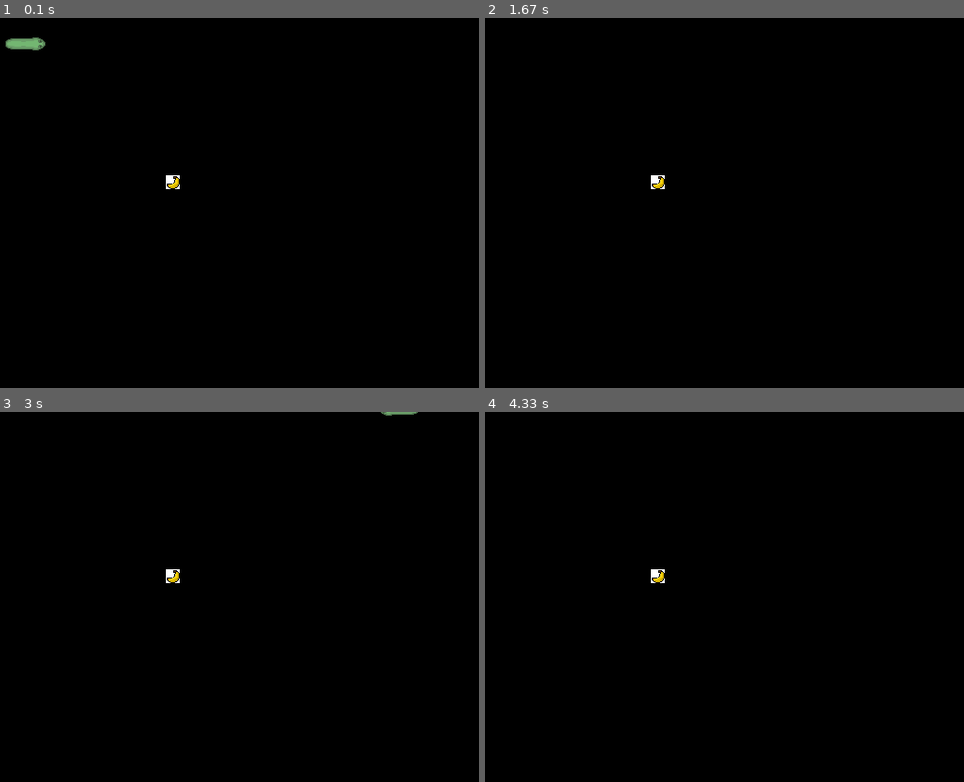
Above: before the commit, frames 1-4 (two rows, left to right).
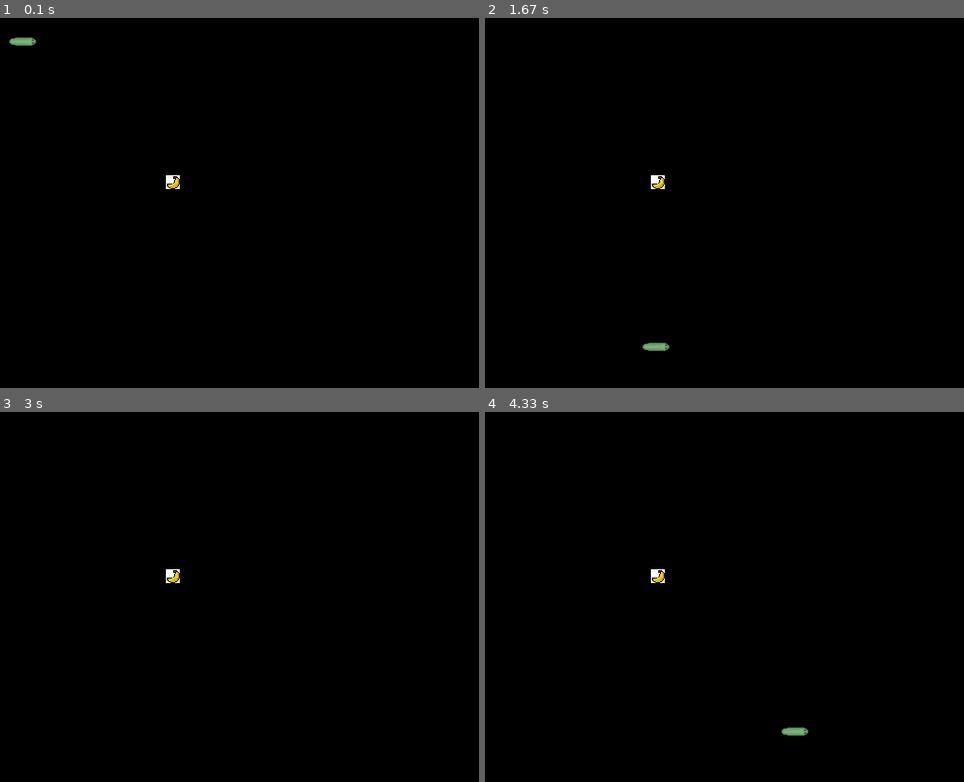
Above: after the commit, the same moments.

Repository: luciusvinicius/tpj_96123
Game: pygame game, started from p3 - snake/main.py
The game is run twice, just before and just after one commit, with the same random seed, the same clock (stepped at 60 frames per second) and the same inputs.
Inputs:
- Up to frame 1 (0.1 s): no input
- Up to frame 2 (1.67 s): hold D 0.33-0.8 s; hold W 0.83-1.3 s; hold D from 1.33 s (still down)
- Up to frame 3 (3 s): release D at 1.8 s; hold S 2.4-2.7 s; hold A from 2.73 s (still down)
- Up to frame 4 (4.33 s): release A at 3.13 s; hold W 3.17-3.53 s; hold D 3.57-4.2 s; hold S from 4.23 s (still down)

The runs differ from the first frame. In frame 1, 0.2% of the frame differs, in the area x 1-10%, y 5-9%; in frame 2, 0.1%; in frame 3, less than 0.1%; in frame 4, 0.1%.

Commit message:
loop teleport

Diff:
--- a/p3 - snake/BodyPart.py
+++ b/p3 - snake/BodyPart.py
@@ -29,14 +29,14 @@
     counter = 1
     def __init__(self, x, y, direction, scale=1, speed=1):
         Sprite.__init__(self)
-        print("init body part")
         # self.x : int = x-35
         # self.y : int = y-18
 
         self.x : int = x
         self.y : int = y
         self.speed = speed
-        self.img_scale = scale * 1.5
+        # self.scale = scale
+        self.img_scale = scale * 1
         self.id = self.__class__.counter
         self.__class__.counter += 1
 
@@ -52,14 +52,27 @@
         picture = transform.scale(picture, (self.img_scale, self.img_scale)) # scale
         self.base_image = picture.convert_alpha()
         self.image = picture.convert_alpha()
-        self.type = "end"
 
-    def move(self, direction):
+    def move(self, direction, width=80, height=40, scale=10):
         self.rect.move_ip((direction[0] * self.rect.width * self.speed, direction[1] * self.rect.height * self.speed))
-        # print(self.rect)
-        # print(self.scale)
         self.x += direction[0]*self.speed
         self.y += direction[1]*self.speed
+
+        if self.clashes_with_wall(width, height, scale):
+            new_x = self.rect.x if 0 <= self.rect.x <= width*scale else self.rect.x % (width*scale)
+            new_y = self.rect.y if 0 <= self.rect.y <= height*scale else self.rect.y % (height*scale)
+            self.teleport(new_x, new_y)
+
+
+    def teleport(self, new_x, new_y):
+        # print(f"Teleport {self.id} from ({self.rect.x}, {self.rect.y}) to ({new_x}, {new_y})")
+        self.rect.update(new_x, new_y, self.img_scale, self.img_scale)
+
+
+    def clashes_with_wall(self, width, height, scale):
+        return self.rect.x not in range(width * scale) or self.rect.y not in range(height * scale)
+
+
 
     def apply_scale(self, head_sprite, straight_sprite, end_sprite, curve_sprite):
         self.image = transform.scale(self.base_image, (self.img_scale, self.img_scale))
@@ -69,7 +82,6 @@
         prev = self.prev
 
         if angle is not None:
-            print(f"{self}: {self.angle=}")
             self.set_sprite(curve_sprite)
 
         else:
@@ -92,29 +104,9 @@
         self.image = picture.convert_alpha()
 
     def get_curve_angle(self):
-        # print("-------------")
         prev = self.prev
         if prev is not None and prev.direction != self.direction:
-            # print(f"{prev.direction=}")
-            # print(f"{self.direction=}")
-            # print(f"{angles[self.direction][prev.direction]}")
             self.angle = angles[self.direction][prev.direction]
-            print(f"set {self} {self.angle=}")
-            return self.angle
-
-        return None
-
-    def get_previously_angle(self):
-        prev = self.prev
-        if prev is not None and self.id == 2:
-            print(f"{prev.direction=}")
-            print(f"{self.direction=}")
-        if prev is not None and prev.direction != self.previous_direction:
-            # print(f"{prev.direction=}")
-            # print(f"{self.direction=}")
-            # print(f"{angles[self.direction][prev.direction]}")
-            self.angle = angles[self.previous_direction][prev.direction]
-            print(f"set {self} {self.angle=}")
             return self.angle
 
         return None
@@ -126,8 +118,3 @@
 
     def __str__(self):
         return f"BodyPart {self.id}: ({self.rect.x}, {self.rect.y})"
-
-
-    # @move.overload
-    # def move(self, x, y):
-    #     self.rect.move_ip(x, y)
--- a/p3 - snake/Snake.py
+++ b/p3 - snake/Snake.py
@@ -76,8 +76,8 @@
             lst.append((nxt.rect.x, nxt.rect.y))
             bp = nxt
 
-    def crashes_into_wall(self, WIDTH, HEIGHT):
-        return self.root.rect.x not in range(WIDTH * self.scale) or self.root.rect.y not in range(HEIGHT * self.scale)
+    def crashes_into_wall(self, width, height):
+        return self.root.clashes_with_wall(width, height, self.scale)
 
     def apply_scale(self):
         bp = self.last
